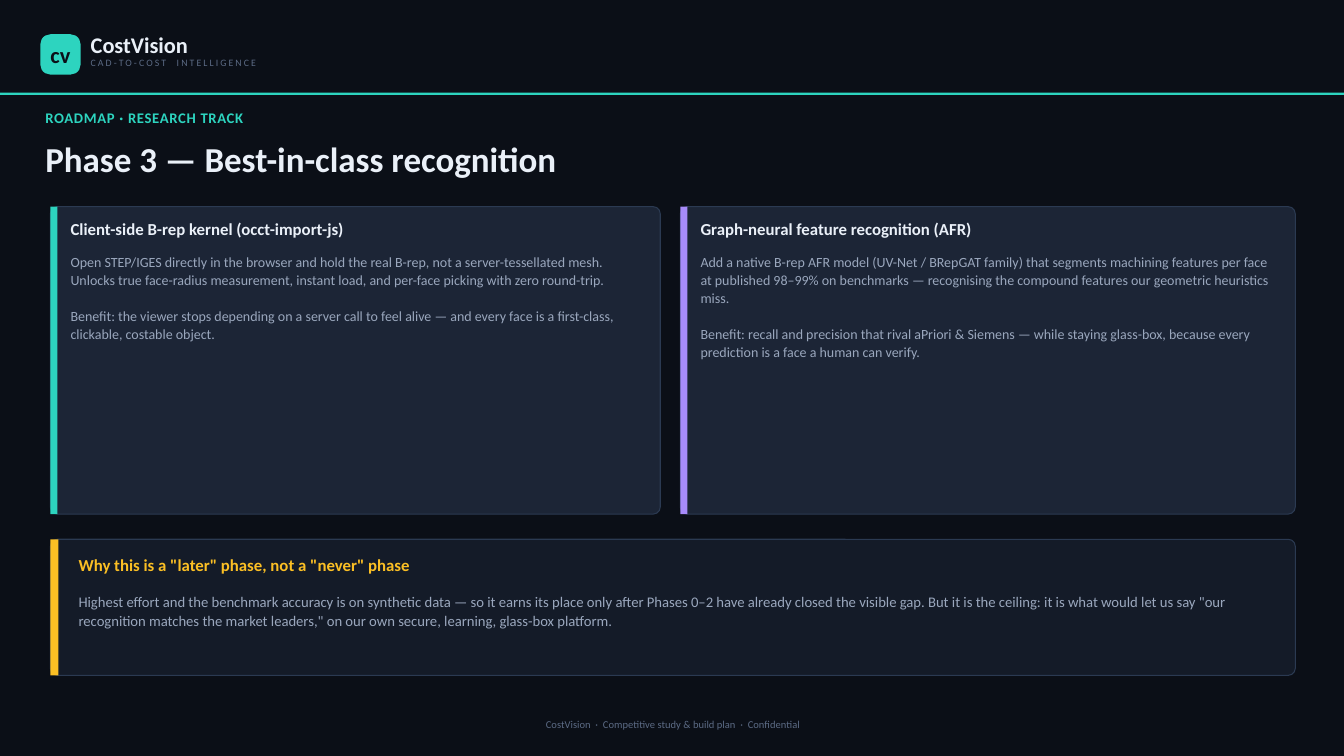
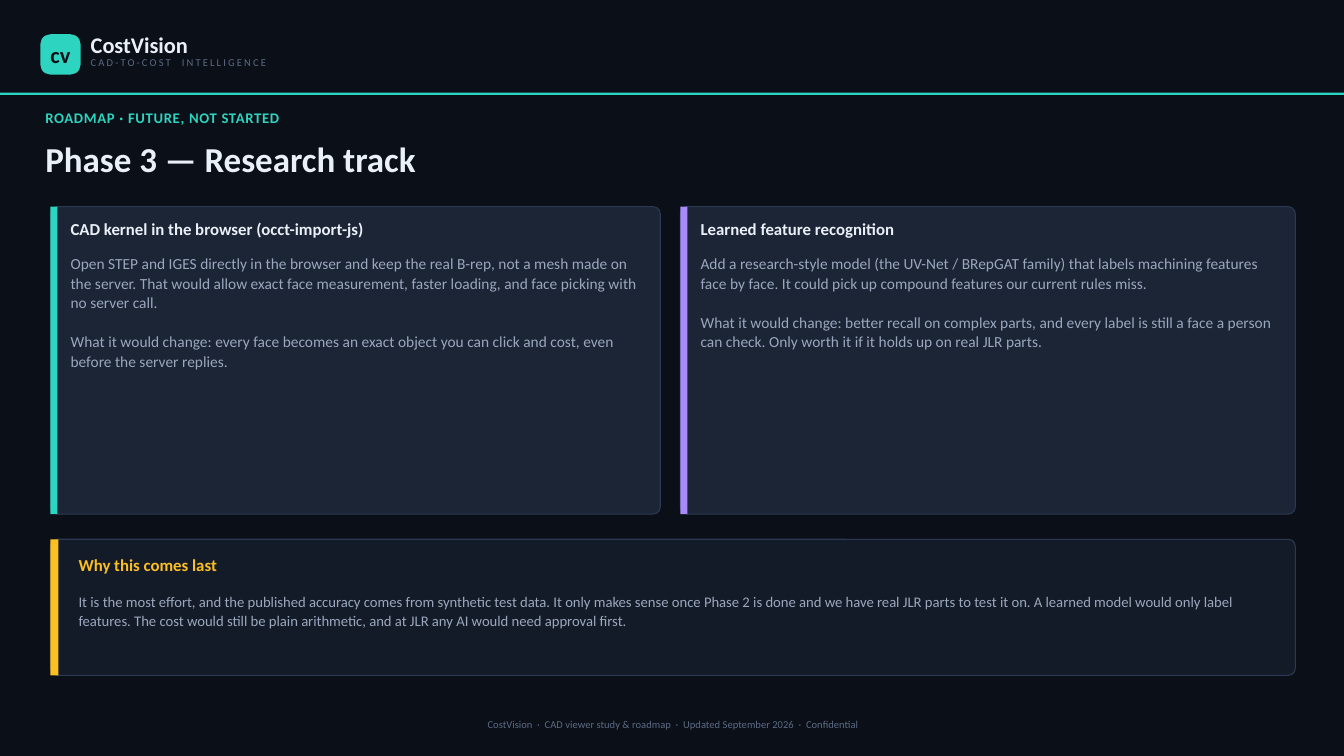
Before and after one commit to bhosaleavinash546/leamington-marathi, a slide deck: slide 13 of CostVision-3D-CAD-Viewer-Study-and-Roadmap.pptx. Drawn at 1344x756 pixels with LibreOffice and Linux fonts; fonts in the diff are those of the drawing. Boxes give left, top, right and bottom in pixels: in the first picture for what was removed or moved away, otherwise in the second. Text is boxed around its words. In the diff, an @@ line names an element or a change of style, - is before the commit and + after.

```diff
--- a/CostVision-3D-CAD-Viewer-Study-and-Roadmap.pptx
+++ b/CostVision-3D-CAD-Viewer-Study-and-Roadmap.pptx
@@ text "CAD-TO-COST INTELLIGENCE" at bbox=[91, 59, 266, 66]: size 7 to 7.5 pt @@
@@ text at bbox=[45, 113, 280, 125]: text changed @@
-ROADMAP · RESEARCH TRACK
+ROADMAP · FUTURE, NOT STARTED
@@ text at bbox=[45, 147, 415, 173]: text changed @@
-Phase 3 — Best-in-class recognition
+Phase 3 — Research track
@@ text at bbox=[71, 222, 363, 238]: text changed @@
-Client-side B-rep kernel (occt-import-js)
+CAD kernel in the browser (occt-import-js)
@@ text at bbox=[701, 223, 894, 238]: text changed @@
-Graph-neural feature recognition (AFR)
+Learned feature recognition
@@ text at bbox=[71, 258, 636, 370]: text changed; size 10 to 11 pt @@
-Open STEP/IGES directly in the browser and hold the real B-rep, not a server-tessellated mesh. Unlocks true face-radius measurement, instant load, and per-face picking with zero round-trip.
-Benefit: the viewer stops depending on a server call to feel alive — and every face is a first-class, clickable, costable object.
+Open STEP and IGES directly in the browser and keep the real B-rep, not a mesh made on the server. That would allow exact face measurement, faster loading, and face picking with no server call.
+What it would change: every face becomes an exact object you can click and cost, even before the server replies.
@@ text at bbox=[701, 258, 1271, 350]: text changed; size 10 to 11 pt @@
-Add a native B-rep AFR model (UV-Net / BRepGAT family) that segments machining features per face at published 98–99% on benchmarks — recognising the compound features our geometric heuristics miss.
-Benefit: recall and precision that rival aPriori & Siemens — while staying glass-box, because every prediction is a face a human can verify.
+Add a research-style model (the UV-Net / BRepGAT family) that labels machining features face by face. It could pick up compound features our current rules miss.
+What it would change: better recall on complex parts, and every label is still a face a person can check. Only worth it if it holds up on real JLR parts.
@@ text at bbox=[79, 559, 217, 574]: text changed @@
-Why this is a "later" phase, not a "never" phase
+Why this comes last
@@ text at bbox=[79, 597, 1233, 629]: text changed @@
-Highest effort and the benchmark accuracy is on synthetic data — so it earns its place only after Phases 0–2 have already closed the visible gap. But it is the ceiling: it is what would let us say "our recognition matches the market leaders," on our own secure, learning, glass-box platform.
+It is the most effort, and the published accuracy comes from synthetic test data. It only makes sense once Phase 2 is done and we have real JLR parts to test it on. A learned model would only label features. The cost would still be plain arithmetic, and at JLR any AI would need approval first.
@@ text at bbox=[488, 721, 858, 730]: text changed @@
-CostVision · Competitive study & build plan · Confidential
+CostVision · CAD viewer study & roadmap · Updated September 2026 · Confidential
```
Also in this commit, not shown: 14 other slides changed, 1 slide added, 1 slide removed, 1 other file.
